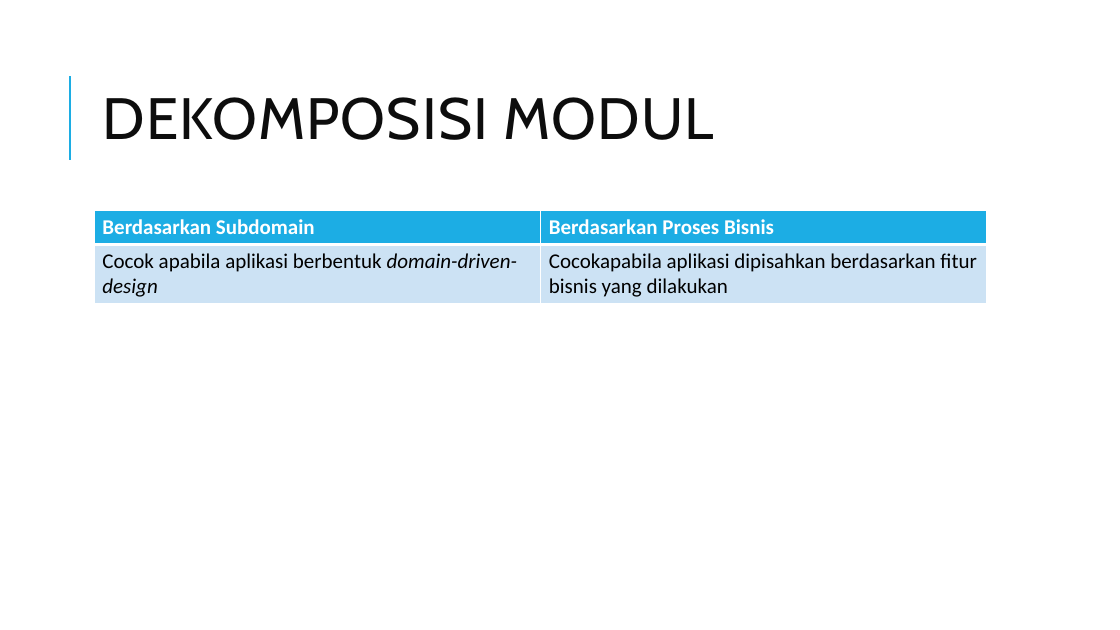
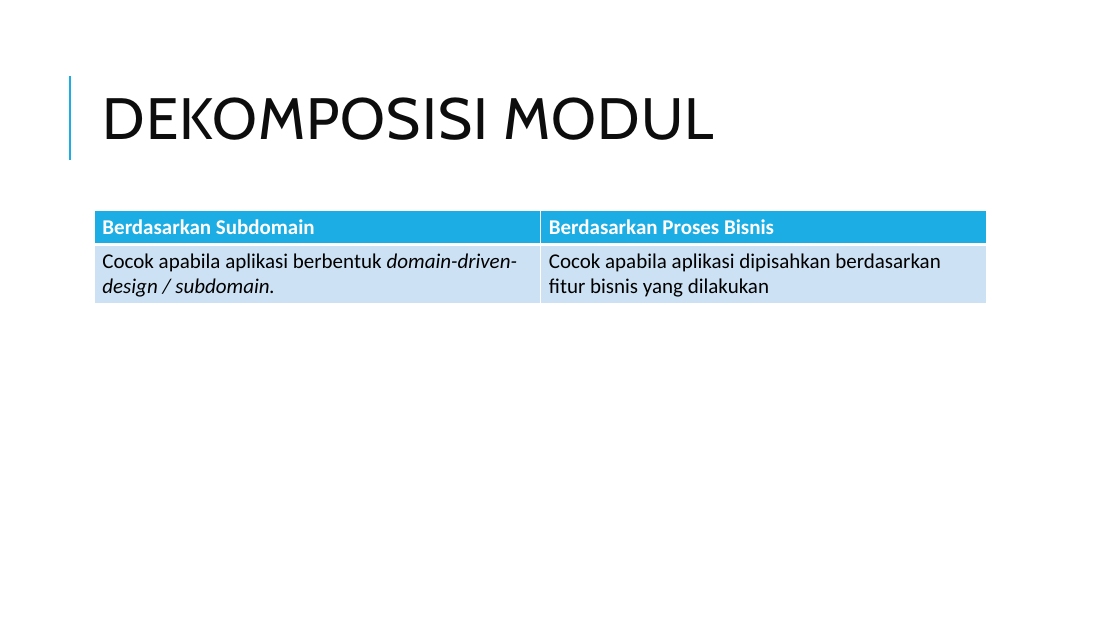
Before and after one commit to edriclaksaputra/tugasakhir, a slide deck: slide 15 of PPT.pptx. Drawn at 1120x630 pixels with LibreOffice and Linux fonts; fonts in the diff are those of the drawing. Boxes give left, top, right and bottom in pixels: in the first picture for what was removed or moved away, otherwise in the second. Text is boxed around its words. In the diff, an @@ line names an element or a change of style, - is before the commit and + after.

```diff
--- a/PPT.pptx
+++ b/PPT.pptx
@@ table at bbox=[94, 210, 988, 303] @@
-row 2, column 1: Cocok apabila aplikasi berbentuk domain-driven-design
+row 2, column 1: Cocok apabila aplikasi berbentuk domain-driven-design / subdomain.
-row 2, column 2: Cocokapabila aplikasi dipisahkan berdasarkan fitur bisnis yang dilakukan
+row 2, column 2: Cocok apabila aplikasi dipisahkan berdasarkan fitur bisnis yang dilakukan
```
Also in this commit, not shown: 12 other slides changed, 3 slides added, 1 slide removed, 5 other files.
